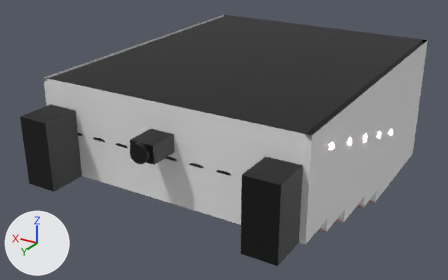
The Blender file Assets/Xochicalco/Models/cinema.blend: old version first, new version second.
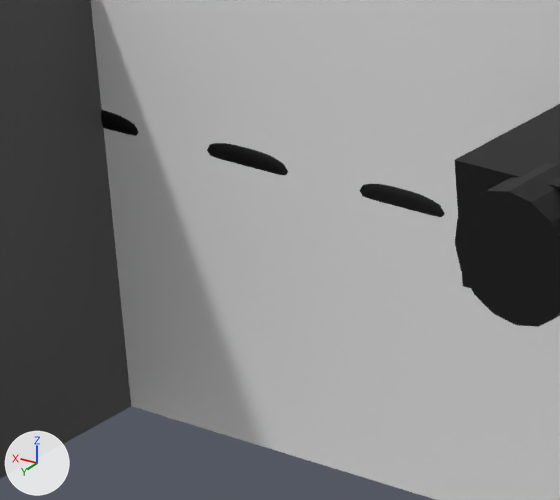
The first picture shows the older version from a 50 mm camera at (-9.5, 27.7, 13.6) aimed at (4.8, 3.9, 1.7). The close-ups show the older and then the newer version on the part from 14% to 32% of the width and 42% to 68% of the height of that picture. Only the edits that show in the close-ups are written down. Lighting does not change. The marker at lower left points along +X, +Y and +Z.

Before the edit, the objects in view are built like this:
```python
ob_cube = bpy.data.objects.new('Cube', me_cube)
ob_cube.location = (0.0, 0.0, 0.0)
ob_cylinder_001 = bpy.data.objects.new('Cylinder.001', me_cylinder_001)
ob_cylinder_001.location = (4.0, 11.114, 4.035)
ob_cylinder_001.rotation_euler = (1.571, 0.0, 0.0)  # degrees (90, 0, 0)
ob_plane = bpy.data.objects.new('Plane', me_plane_002)
ob_plane.location = (4.0, 0.0, -0.93)
```
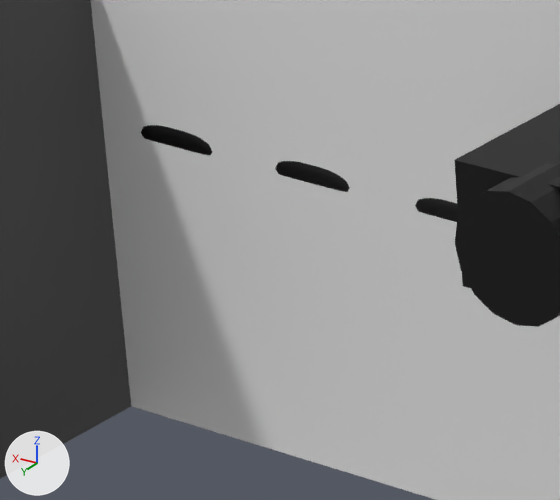
The change, as a list of edits to the scene's bpy script:
```text
Change ob_cube:
    ob_cube.location: (0.0, 0.0, 0.0) -> (0.212, 0.0, 0.0)
    ob_cube.scale: (1.0, 1.0, 1.0) -> (0.9, 1.0, 1.0)
```

Location of each change, (x1, y1, x2, y2) in pixels of the close-ups (560 x 500 px):
'Cube', moved, rescaled (mostly hidden)
    before: (101, 110, 445, 217)
    after: (141, 125, 458, 222)
